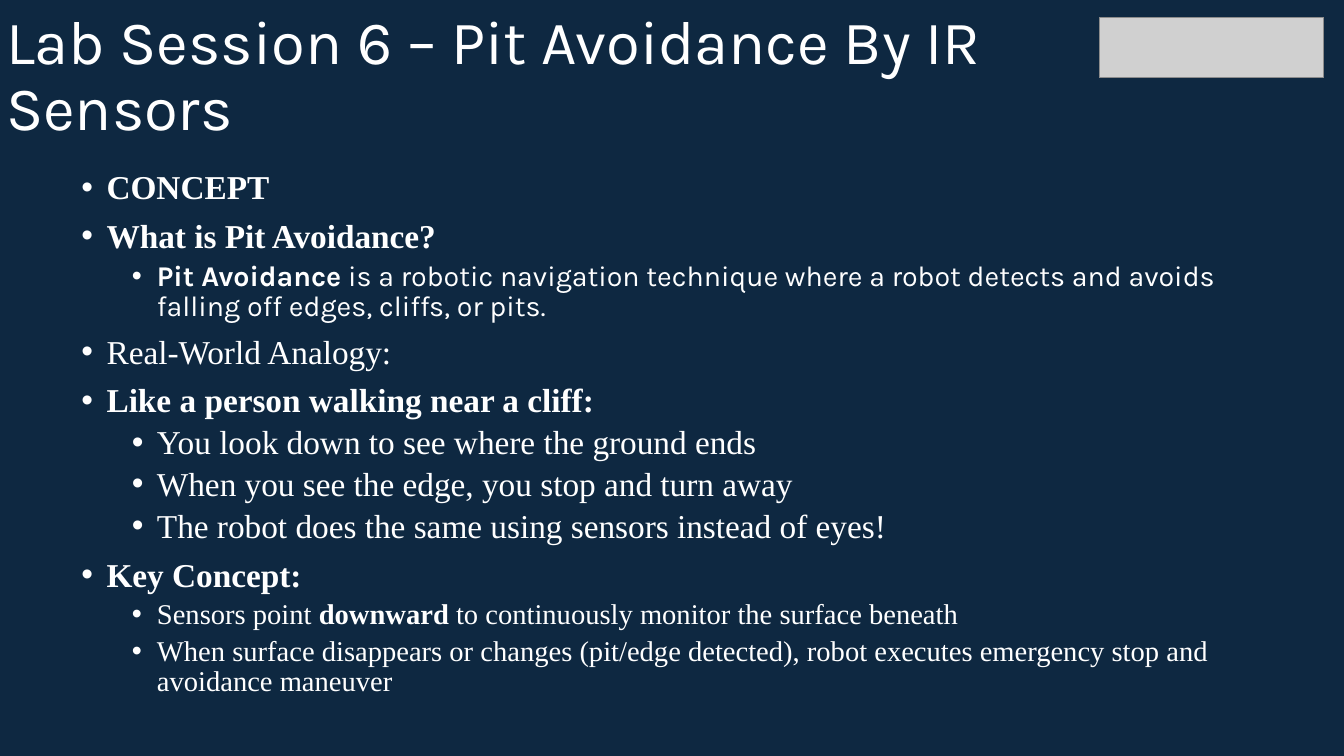
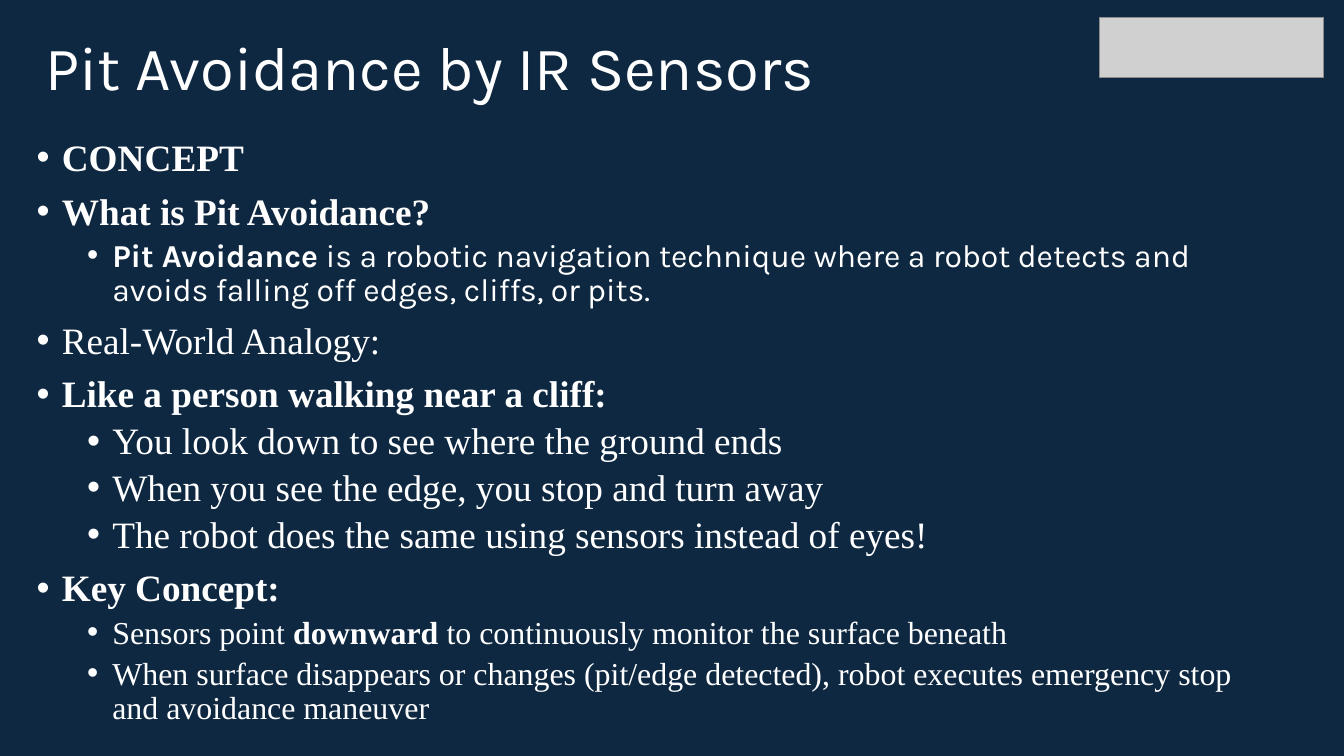
Before and after one commit to info-zas/zas-robotics-car-1-sensors, a slide deck: slide 2 of 01_FoundationProjects/06_Car-1_PitAvoidance_Using_IR/06_Car-1_PitAvoidance_Using_IR.pptx. Drawn at 1344x756 pixels with LibreOffice and Linux fonts; fonts in the diff are those of the drawing; grey boxes stand for pictures. Boxes give left, top, right and bottom in pixels: in the first picture for what was removed or moved away, otherwise in the second. Text is boxed around its words. In the diff, an @@ line names an element or a change of style, - is before the commit and + after.

Commit message:
01_Car_Basic_movements.pptx  06_Car-1_PitAvoidance_Using_IR.pptx updates

```diff
--- a/01_FoundationProjects/06_Car-1_PitAvoidance_Using_IR/06_Car-1_PitAvoidance_Using_IR.pptx
+++ b/01_FoundationProjects/06_Car-1_PitAvoidance_Using_IR/06_Car-1_PitAvoidance_Using_IR.pptx
@@ title at [45, 47, 813, 105]: text changed @@
-Lab Session 6 – Pit Avoidance By IR Sensors
+Pit Avoidance by IR Sensors
@@ text "CONCEPT": place and size @@
-text "CONCEPT" at [107, 177, 1215, 692]
+text "CONCEPT" at [62, 146, 1231, 720]
@@ text "CONCEPT" at [62, 146, 1231, 720]: size 23.8 to 26.6 pt in "CONCEPT", "What is Pit Avoidance?", "Real-World Analogy:", "Like a person walking near a cliff:" and 4 more places; size 20.4 to 22.8 pt in "Pit Avoidance is a robotic navigation technique ...", "Sensors point downward to continuously monitor the ...", "When surface disappears or changes (pit/edge detected), ..."; line spacing 0.87 to 0.89 @@
```
Also in this commit, not shown: 23 other slides changed.
